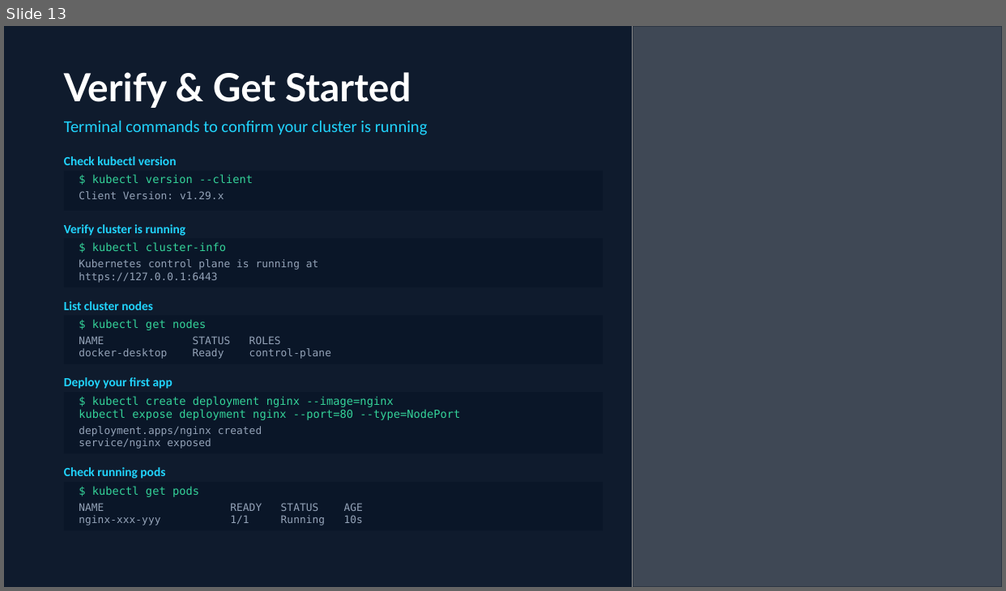
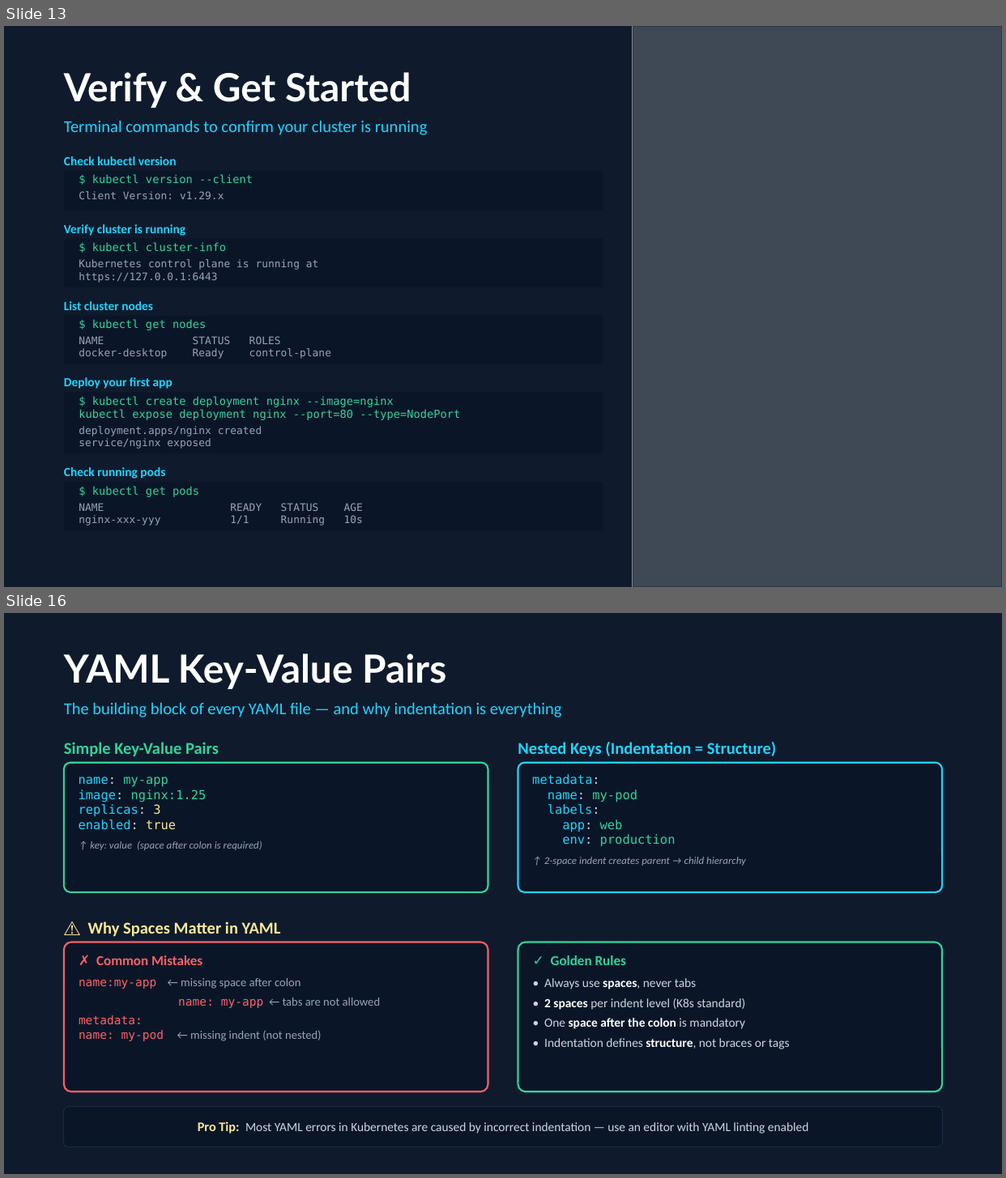
Before and after one commit to atul-matkawala-232/DevOps-Material, a slide deck: 21.kubernetes/Kubernetes.pptx. Shown one above the other, each under a label of ours: slide 13 before the commit, slides 13 and 16 after it; the slides between them are not shown. The pictures are 1006x591 and 1006x1178 pixels, drawn with LibreOffice and Linux fonts; fonts in the diff are those of the drawing; grey boxes stand for pictures. Boxes give left, top, right and bottom in pixels: in the first picture for what was removed or moved away, otherwise in the second. Text is boxed around its words. In the diff, an @@ line names an element or a change of style, - is before the commit and + after.

Commit message:
Updated Kubernetes PPT

```diff
--- a/21.kubernetes/Kubernetes.pptx
+++ b/21.kubernetes/Kubernetes.pptx
@@ slide 16 added at box(4, 613, 1002, 1174), background #0F1B2D @@
@@ text added at box(64, 653, 446, 689), 28 pt, text #FFFFFF, bold @@
+YAML Key-Value Pairs
@@ text added at box(64, 702, 562, 717), 12 pt, text #21D4FD @@
+The building block of every YAML file — and why indentation is everything
@@ text added at box(64, 742, 219, 756), 12 pt, text #34D399, bold @@
+Simple Key-Value Pairs
@@ text added at box(518, 742, 777, 757), 12 pt, text #21D4FD, bold @@
+Nested Keys (Indentation = Structure)
@@ rounded rectangle added at box(64, 763, 488, 892), fill #0A1628, outline #34D399 1.25 pt, 9 pt, text #94A3B8 @@
+name: my-app
+image: nginx:1.25
+replicas: 3
+enabled: true
+↑ key: value (space after colon is required)
@@ rounded rectangle added at box(518, 763, 942, 892), fill #0A1628, outline #21D4FD 1.25 pt, 9 pt, text #94A3B8 @@
+metadata:
+name: my-pod
+labels:
+app: web
+env: production
+↑ 2-space indent creates parent → child hierarchy
@@ text added at box(88, 922, 281, 937), 12 pt, text #F9E795, bold @@
+⚠ Why Spaces Matter in YAML
@@ rounded rectangle added at box(64, 943, 488, 1092), fill #0A1628, outline #F96167 1.25 pt, 8.5 pt, text #94A3B8 @@
+✗ Common Mistakes
+name:my-app ← missing space after colon
+name: my-app ← tabs are not allowed
+metadata:
+name: my-pod ← missing indent (not nested)
@@ rounded rectangle added at box(518, 943, 942, 1092), fill #0A1628, outline #34D399 1.25 pt, 9 pt, text #CBD5E1 @@
+✓ Golden Rules
+• Always use spaces, never tabs
+• 2 spaces per indent level (K8s standard)
+• One space after the colon is mandatory
+• Indentation defines structure, not braces or tags
@@ rounded rectangle added at box(64, 1107, 942, 1147), fill #0A1628, outline #1A2A44 0.75 pt, 9 pt, text #CBD5E1 @@
+Pro Tip: Most YAML errors in Kubernetes are caused by incorrect indentation — use an editor with YAML linting enabled
```
Also in this commit, not shown: 21 other slides added, 1 slide removed, 6 other files.
